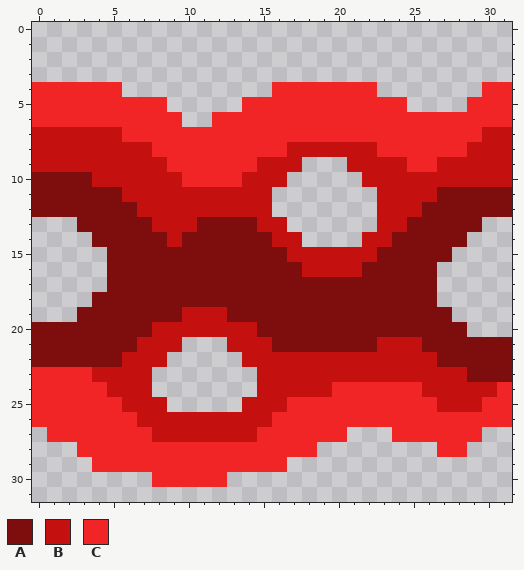
A pixel-art sprite gets an edit: sprites/blocks/distribution/conveyors/cancer/vessel/vessel-top-0.png. This is how it looked before the edit.
The file is 32x32 pixels. The old version is drawn lined up with the new one.
Palette (. is transparent): A #7e0d0d  B #c51010  C #f12525
Pixels before, first column x 0:
 4 CCCCCC..........CCCCCCC.......CC
 5 CCCCCCCCC.....CCCCCCCCCCC....CCC
 6 CCCCCCCCCC..CCCCCCCCCCCCCCCCCCCC
 7 BBBBBBCCCCCCCCCCCCCCCCCCCCCCCCBB
 8 BBBBBBBBCCCCCCCCCBBBBBBCCCCCCBBB
 9 BBBBBBBBBCCCCCCBBB...BBBBCCBBBBB
10 AAAABBBBBBCCCCBBB.....BBBBBBBBBB
11 AAAAAABBBBBBBBBB.......BBBBAAAAA
12 AAAAAAABBBBBBBBB.......BBBAAAAAA
13 ...AAAAABBBAAAABB......BBAAAAA..
14 ....AAAAABAAAAAABB....BBAAAAA...
15 .....AAAAAAAAAAAABBBBBBAAAAA....
16 .....AAAAAAAAAAAAABBBBAAAAA.....
17 .....AAAAAAAAAAAAAAAAAAAAAA.....
18 ....AAAAAAAAAAAAAAAAAAAAAAA.....
19 ...AAAAAAABBBAAAAAAAAAAAAAAA....
20 AAAAAAAABBBBBBBAAAAAAAAAAAAAA...
21 AAAAAAABBB...BBBAAAAAAABBBAAAAAA
22 AAAAAABBB.....BBBBBBBBBBBBBAAAAA
23 CCCCBBBB.......BBBBBBBBBBBBBBAAA
24 CCCCCBBB.......BBBBBCCCCCCBBBBBC
25 CCCCCCBBB.....BBBCCCCCCCCCCBBBCC
26 CCCCCCCBBBBBBBBBCCCCCCCCCCCCCCCC
27 .CCCCCCCBBBBBBBCCCCCC...CCCCCC..
28 ...CCCCCCCCCCCCCCCC........CC...
29 ....CCCCCCCCCCCCC...............
30 ........CCCCC...................
After:
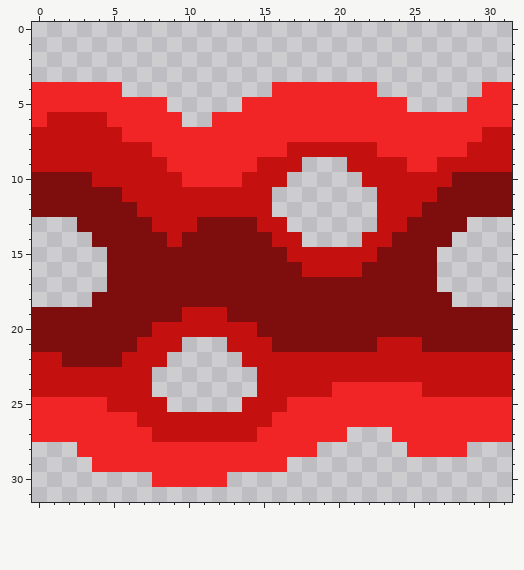
Diff:
whole drawing moved by +0,+2 (the old picture is shown already moved)
Changed rows in their new state; - is an unchanged pixel.
first column x 1:
 6 BBBB
first column x 0:
10 ----------------------------AAAA
13 -----------------------------.--
14 ----------------------------.---
15 ---------------------------.----
18 ---------------------------A----
19 AAA-------------------------AAAA
20 -----------------------------AAA
22 BB-------------------------BBBBB
23 BBBB-------------------------BBB
24 BBBBB--------------------------B
25 -----B---------------------CCC--
27 C-----------------------------CC
28 -------------------------CC-----
Boxes around the changes in both pictures, in picture pixels (x1, y1, x2, y2):
changed: (47, 112, 107, 127)
changed: (407, 172, 512, 457)
changed: (32, 307, 122, 442)
